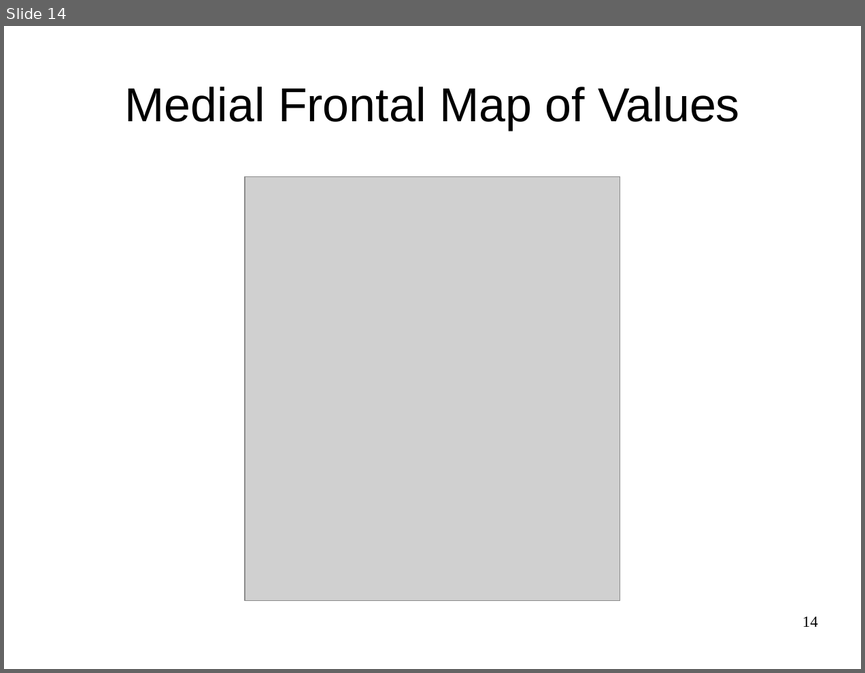
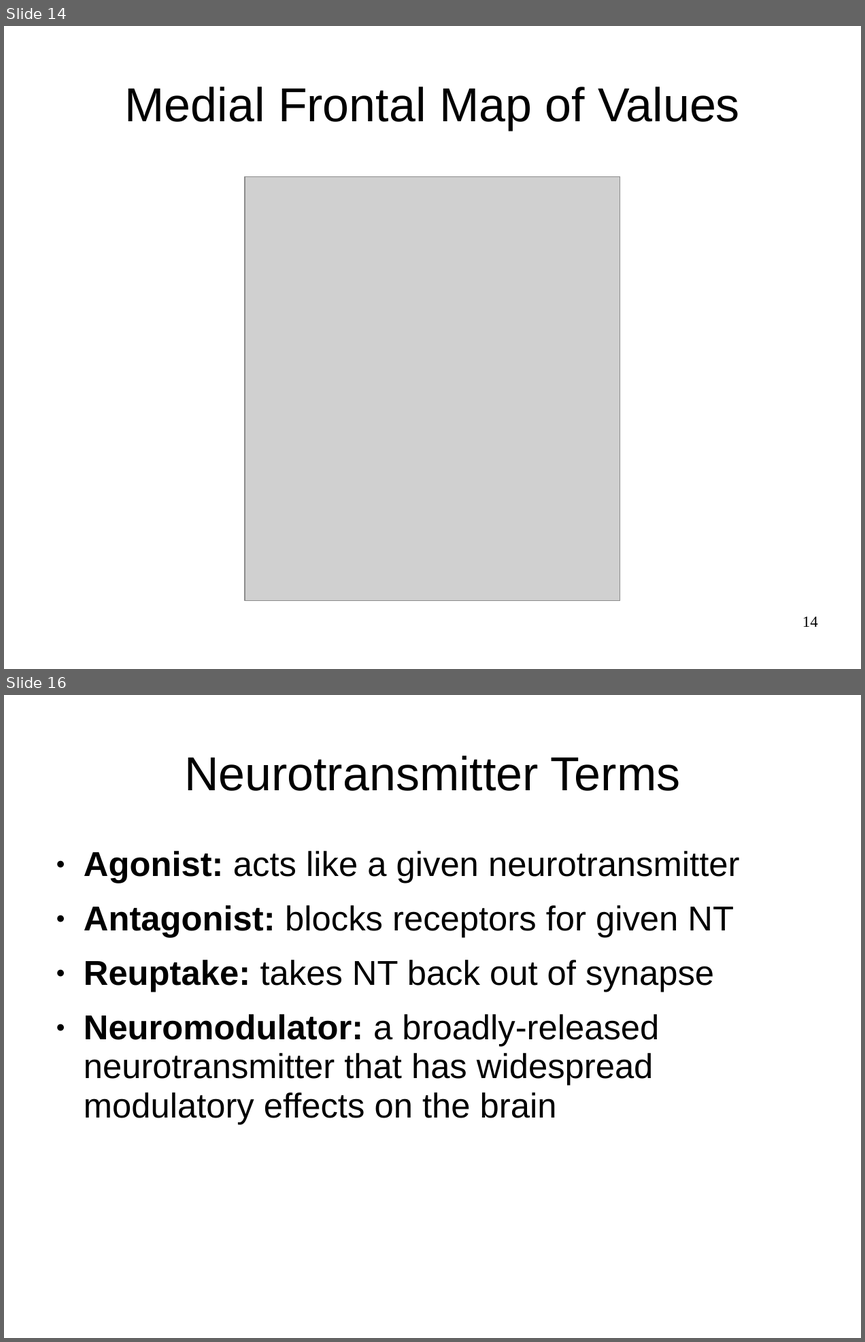
Before and after one commit to ccnlab/teaching, a slide deck: ccn/randy_slides/oreilly_ccn_brainareas.pptx. Shown one above the other, each under a label of ours: slide 14 before the commit, slides 14 and 16 after it; the slides between them are not shown. The pictures are 865x673 and 865x1342 pixels, drawn with LibreOffice and Linux fonts; fonts in the diff are those of the drawing; grey boxes stand for pictures; background and template pictures are left out. Boxes give left, top, right and bottom in pixels: in the first picture for what was removed or moved away, otherwise in the second. Text is boxed around its words. In the diff, an @@ line names an element or a change of style, - is before the commit and + after.

```diff
--- a/ccn/randy_slides/oreilly_ccn_brainareas.pptx
+++ b/ccn/randy_slides/oreilly_ccn_brainareas.pptx
@@ slide 16 added at [4, 695, 861, 1338], background picture (left out) @@
@@ title added at [184, 756, 680, 791], 40 pt, text #000000 @@
+Neurotransmitter Terms
@@ text added at [84, 851, 739, 1124], 29 pt, text #000000 @@
+● Agonist: acts like a given neurotransmitter
+● Antagonist: blocks receptors for given NT
+● Reuptake: takes NT back out of synapse
+● Neuromodulator: a broadly-released neurotransmitter that has widespread modulatory effects on the brain
```
Also in this commit, not shown: 1 other slide added, 24 other files.
